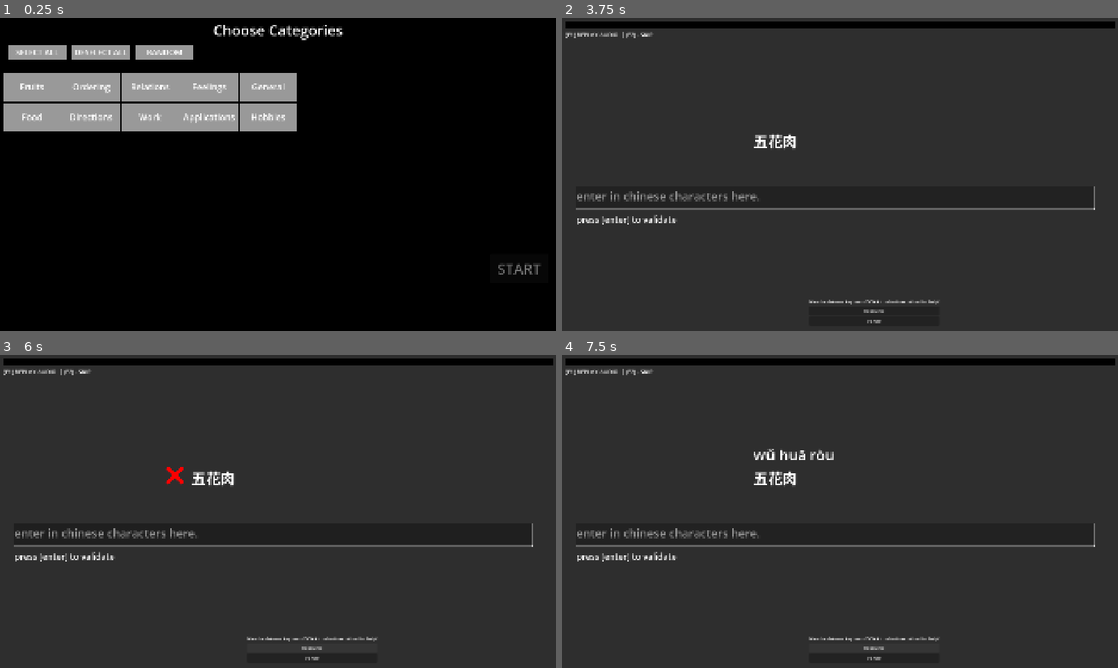
Above: before the commit, frames 1-4 (two rows, left to right).
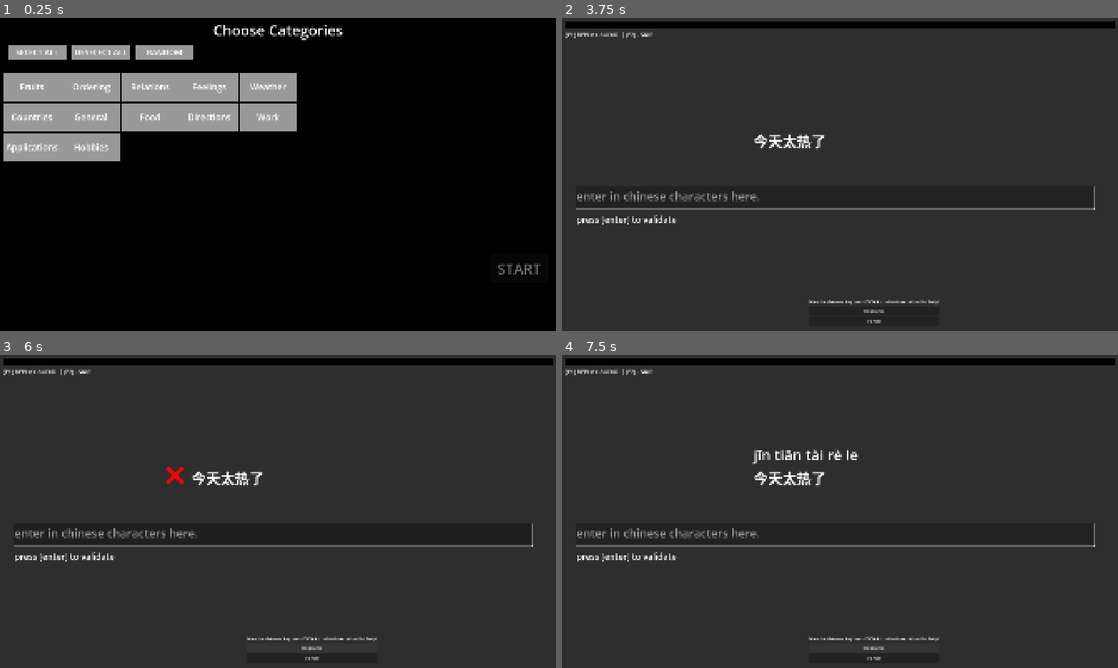
Above: after the commit, the same moments.

Repository: mathew-tran/chinese-learner
Game: Godot game, scene res://Scenes/Main.tscn
Two runs of this game, one before a commit and one after it. Both use one fixed random seed, a clock stepped at 60 frames per second and the inputs below.
Inputs (mouse positions are in pixels of both pictures, inside the frame that each line leads up to):
- Up to frame 1 (0.25 s): no input
- Up to frame 2 (3.75 s): click (834, 196) at 0.52 s; type "Alex" at 0.6 s; click "Resource" at 1.25 s; click (828, 86) at 2 s, where only the run after the commit has a clickable "Weather"; click (595, 118) at 2.75 s, where only the run after the commit has a clickable "Countries"; click "START" at 3.5 s
- Up to frame 3 (6 s): click "Resource" at 4.25 s; click "Resource" at 5 s; tap Enter at 5.75 s
- Up to frame 4 (7.5 s): tap Enter at 6.5, 7.25 s

The runs differ from the first frame. In frame 1, 2.3% of the frame differs, in the area x 0-52%, y 20-46%; in frame 2, 0.4%; in frame 3, 0.4%; in frame 4, 0.8%.
Error in both runs: Invalid access of index '0' on a base object of type: 'PackedStringArray'. (res://Scripts/Autoloads/Helper.gd:10)

Commit message:
add countries / weather module, also add pinyin on result button

Diff:
--- /dev/null
+++ b/Content/Modules/Module_Countries.tres
@@ -0,0 +1,9 @@
+[gd_resource type="Resource" script_class="ModuleData" load_steps=2 format=3 uid="uid://ci8s57r2aq0bk"]
+
+[ext_resource type="Script" uid="uid://d3cqgtt72i0q" path="res://DataTypes/ModuleData.gd" id="1_xt4j6"]
+
+[resource]
+script = ExtResource("1_xt4j6")
+ModuleName = "Countries"
+Topic = "res://Content/Topics/Countries"
+metadata/_custom_type_script = "uid://d3cqgtt72i0q"
--- /dev/null
+++ b/Content/Modules/Module_Weather.tres
@@ -0,0 +1,9 @@
+[gd_resource type="Resource" script_class="ModuleData" load_steps=2 format=3 uid="uid://dq5hs8r5hnm6q"]
+
+[ext_resource type="Script" uid="uid://d3cqgtt72i0q" path="res://DataTypes/ModuleData.gd" id="1_jdxyj"]
+
+[resource]
+script = ExtResource("1_jdxyj")
+ModuleName = "Weather"
+Topic = "res://Content/Topics/Weather"
+metadata/_custom_type_script = "uid://d3cqgtt72i0q"
--- /dev/null
+++ b/Content/Topics/Countries/Sentence_Countries_Africa.tres
@@ -0,0 +1,10 @@
+[gd_resource type="Resource" script_class="SentenceData" load_steps=2 format=3 uid="uid://ck5pd0s1uyylh"]
+
+[ext_resource type="Script" uid="uid://clouyvwi1n3sy" path="res://DataTypes/SentenceData.gd" id="1_siyiw"]
+
+[resource]
+script = ExtResource("1_siyiw")
+Sentence = "非洲"
+TranslatedSentence = "Africa"
+Pinyin = "Fēizhōu"
+metadata/_custom_type_script = "uid://clouyvwi1n3sy"
--- /dev/null
+++ b/Content/Topics/Countries/Sentence_Countries_Australia.tres
@@ -0,0 +1,10 @@
+[gd_resource type="Resource" script_class="SentenceData" load_steps=2 format=3 uid="uid://bwe7ie7h2me0r"]
+
+[ext_resource type="Script" uid="uid://clouyvwi1n3sy" path="res://DataTypes/SentenceData.gd" id="1_xo3ec"]
+
+[resource]
+script = ExtResource("1_xo3ec")
+Sentence = "澳大利亚"
+TranslatedSentence = "Australia"
+Pinyin = "Àodàlìyǎ"
+metadata/_custom_type_script = "uid://clouyvwi1n3sy"
--- /dev/null
+++ b/Content/Topics/Countries/Sentence_Countries_Canada.tres
@@ -0,0 +1,10 @@
+[gd_resource type="Resource" script_class="SentenceData" load_steps=2 format=3 uid="uid://bx52udfyoga6w"]
+
+[ext_resource type="Script" uid="uid://clouyvwi1n3sy" path="res://DataTypes/SentenceData.gd" id="1_6mw4f"]
+
+[resource]
+script = ExtResource("1_6mw4f")
+Sentence = "加拿大"
+TranslatedSentence = "Canada"
+Pinyin = "Jiānádà"
+metadata/_custom_type_script = "uid://clouyvwi1n3sy"
--- /dev/null
+++ b/Content/Topics/Countries/Sentence_Countries_China.tres
@@ -0,0 +1,10 @@
+[gd_resource type="Resource" script_class="SentenceData" load_steps=2 format=3 uid="uid://uudcepv3yggx"]
+
+[ext_resource type="Script" uid="uid://clouyvwi1n3sy" path="res://DataTypes/SentenceData.gd" id="1_shdsd"]
+
+[resource]
+script = ExtResource("1_shdsd")
+Sentence = "中国"
+TranslatedSentence = "China"
+Pinyin = "Zhōngguó"
+metadata/_custom_type_script = "uid://clouyvwi1n3sy"
--- /dev/null
+++ b/Content/Topics/Countries/Sentence_Countries_France.tres
@@ -0,0 +1,10 @@
+[gd_resource type="Resource" script_class="SentenceData" load_steps=2 format=3 uid="uid://dmjnntm5wketb"]
+
+[ext_resource type="Script" uid="uid://clouyvwi1n3sy" path="res://DataTypes/SentenceData.gd" id="1_axhf1"]
+
+[resource]
+script = ExtResource("1_axhf1")
+Sentence = "法国"
+TranslatedSentence = "France"
+Pinyin = "Fàguó"
+metadata/_custom_type_script = "uid://clouyvwi1n3sy"
--- /dev/null
+++ b/Content/Topics/Countries/Sentence_Countries_Germany.tres
@@ -0,0 +1,10 @@
+[gd_resource type="Resource" script_class="SentenceData" load_steps=2 format=3 uid="uid://dee4wjf1yiylh"]
+
+[ext_resource type="Script" uid="uid://clouyvwi1n3sy" path="res://DataTypes/SentenceData.gd" id="1_teadw"]
+
+[resource]
+script = ExtResource("1_teadw")
+Sentence = "德国"
+TranslatedSentence = "Germany"
+Pinyin = "Déguó"
+metadata/_custom_type_script = "uid://clouyvwi1n3sy"
--- /dev/null
+++ b/Content/Topics/Countries/Sentence_Countries_Italy.tres
@@ -0,0 +1,10 @@
+[gd_resource type="Resource" script_class="SentenceData" load_steps=2 format=3 uid="uid://pd7bhcb3v788"]
+
+[ext_resource type="Script" uid="uid://clouyvwi1n3sy" path="res://DataTypes/SentenceData.gd" id="1_yp37s"]
+
+[resource]
+script = ExtResource("1_yp37s")
+Sentence = "意大利"
+TranslatedSentence = "Italy	"
+Pinyin = "Yìdàlì"
+metadata/_custom_type_script = "uid://clouyvwi1n3sy"
--- /dev/null
+++ b/Content/Topics/Countries/Sentence_Countries_Japan.tres
@@ -0,0 +1,10 @@
+[gd_resource type="Resource" script_class="SentenceData" load_steps=2 format=3 uid="uid://poaabyekbdfl"]
+
+[ext_resource type="Script" uid="uid://clouyvwi1n3sy" path="res://DataTypes/SentenceData.gd" id="1_xstl1"]
+
+[resource]
+script = ExtResource("1_xstl1")
+Sentence = "日本"
+TranslatedSentence = "Japan"
+Pinyin = "Rìběn"
+metadata/_custom_type_script = "uid://clouyvwi1n3sy"
--- /dev/null
+++ b/Content/Topics/Countries/Sentence_Countries_Mexico.tres
@@ -0,0 +1,10 @@
+[gd_resource type="Resource" script_class="SentenceData" load_steps=2 format=3 uid="uid://bebrh5m2n1ei7"]
+
+[ext_resource type="Script" uid="uid://clouyvwi1n3sy" path="res://DataTypes/SentenceData.gd" id="1_uw0g3"]
+
+[resource]
+script = ExtResource("1_uw0g3")
+Sentence = "墨西哥"
+TranslatedSentence = "Mexico"
+Pinyin = "Mòxīgē"
+metadata/_custom_type_script = "uid://clouyvwi1n3sy"
--- /dev/null
+++ b/Content/Topics/Countries/Sentence_Countries_Spain.tres
@@ -0,0 +1,10 @@
+[gd_resource type="Resource" script_class="SentenceData" load_steps=2 format=3 uid="uid://x24iw7yatavu"]
+
+[ext_resource type="Script" uid="uid://clouyvwi1n3sy" path="res://DataTypes/SentenceData.gd" id="1_2v5jq"]
+
+[resource]
+script = ExtResource("1_2v5jq")
+Sentence = "西班牙"
+TranslatedSentence = "Spain"
+Pinyin = "Xībānyá"
+metadata/_custom_type_script = "uid://clouyvwi1n3sy"
--- /dev/null
+++ b/Content/Topics/Countries/Sentence_Countries_UnitedKingdom.tres
@@ -0,0 +1,10 @@
+[gd_resource type="Resource" script_class="SentenceData" load_steps=2 format=3 uid="uid://bdeo8bjpf7k3n"]
+
+[ext_resource type="Script" uid="uid://clouyvwi1n3sy" path="res://DataTypes/SentenceData.gd" id="1_pcwo7"]
+
+[resource]
+script = ExtResource("1_pcwo7")
+Sentence = "英国"
+TranslatedSentence = "United Kingdom"
+Pinyin = "Yīngguó"
+metadata/_custom_type_script = "uid://clouyvwi1n3sy"
--- /dev/null
+++ b/Content/Topics/Weather/Sentence_Weather_Foggy.tres
@@ -0,0 +1,10 @@
+[gd_resource type="Resource" script_class="SentenceData" load_steps=2 format=3 uid="uid://qneil6mmtfv0"]
+
+[ext_resource type="Script" uid="uid://clouyvwi1n3sy" path="res://DataTypes/SentenceData.gd" id="1_xjcb5"]
+
+[resource]
+script = ExtResource("1_xjcb5")
+Sentence = "天气有雾"
+TranslatedSentence = "Weather is foggy"
+Pinyin = "Tiānqì yǒu wù"
+metadata/_custom_type_script = "uid://clouyvwi1n3sy"
--- /dev/null
+++ b/Content/Topics/Weather/Sentence_Weather_Raining.tres
@@ -0,0 +1,10 @@
+[gd_resource type="Resource" script_class="SentenceData" load_steps=2 format=3 uid="uid://dstpk5u6ji88x"]
+
+[ext_resource type="Script" uid="uid://clouyvwi1n3sy" path="res://DataTypes/SentenceData.gd" id="1_cd1sj"]
+
+[resource]
+script = ExtResource("1_cd1sj")
+Sentence = "正在下雨"
+TranslatedSentence = "It is raining"
+Pinyin = "Zhèngzài xià yǔ"
+metadata/_custom_type_script = "uid://clouyvwi1n3sy"
--- /dev/null
+++ b/Content/Topics/Weather/Sentence_Weather_Sunny.tres
@@ -0,0 +1,10 @@
+[gd_resource type="Resource" script_class="SentenceData" load_steps=2 format=3 uid="uid://dcbyolne4w128"]
+
+[ext_resource type="Script" uid="uid://clouyvwi1n3sy" path="res://DataTypes/SentenceData.gd" id="1_e1jvt"]
+
+[resource]
+script = ExtResource("1_e1jvt")
+Sentence = "天气晴朗"
+TranslatedSentence = "It is sunny"
+Pinyin = "Tiānqì qínglǎng"
+metadata/_custom_type_script = "uid://clouyvwi1n3sy"
--- a/Prefabs/WordResultButton.tscn
+++ b/Prefabs/WordResultButton.tscn
@@ -10,9 +10,9 @@
 [node name="TargetText" type="Label" parent="."]
 layout_mode = 0
 offset_left = 78.0
-offset_top = 13.0
+offset_top = 20.0
 offset_right = 878.0
-offset_bottom = 69.0
+offset_bottom = 76.0
 theme_override_font_sizes/font_size = 30
 text = "手机"
 vertical_alignment = 1
@@ -21,11 +21,22 @@
 [node name="TranslatedText" type="Label" parent="."]
 layout_mode = 0
 offset_left = 78.0
-offset_top = 43.0
+offset_top = 50.0
 offset_right = 878.0
-offset_bottom = 99.0
+offset_bottom = 106.0
 theme_override_font_sizes/font_size = 30
 text = "Cell phone"
+vertical_alignment = 1
+autowrap_mode = 2
+
+[node name="Pinyin" type="Label" parent="."]
+layout_mode = 0
+offset_left = 78.0
+offset_top = -9.0
+offset_right = 878.0
+offset_bottom = 47.0
+theme_override_font_sizes/font_size = 25
+text = "shou ji"
 vertical_alignment = 1
 autowrap_mode = 2
 
--- a/Scripts/WordResultButton.gd
+++ b/Scripts/WordResultButton.gd
@@ -7,6 +7,7 @@
 	storedResult = result
 	$IndexText.text = indexText
 	$TargetText.text = result.Sentence.Sentence
+	$Pinyin.text = result.Sentence.Pinyin
 	$TranslatedText.text = result.Sentence.TranslatedSentence
 	$FailStatuses.text = ""
 	if result.HasPassed():
Renamed: Content/Topics/General/Sentence_General_ItsTooColdToday.tres -> Content/Topics/Weather/Sentence_General_ItsTooColdToday.tres
Renamed: Content/Topics/General/Sentence_General_ItsTooHotToday.tres -> Content/Topics/Weather/Sentence_General_ItsTooHotToday.tres
